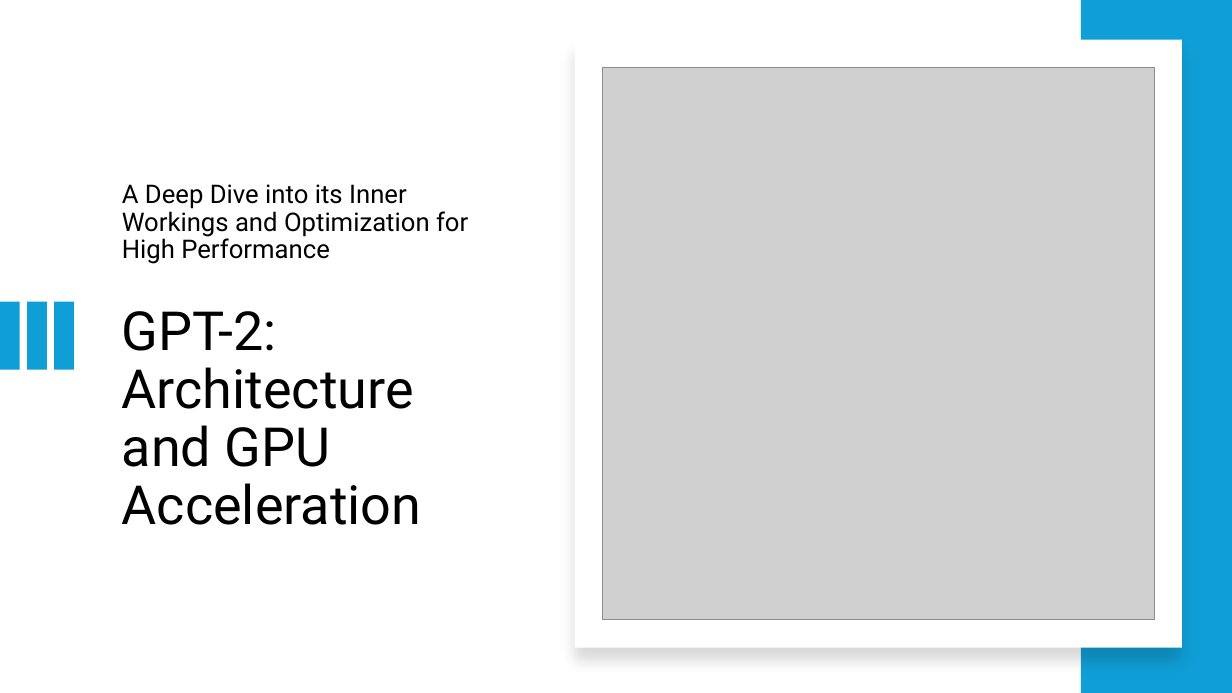
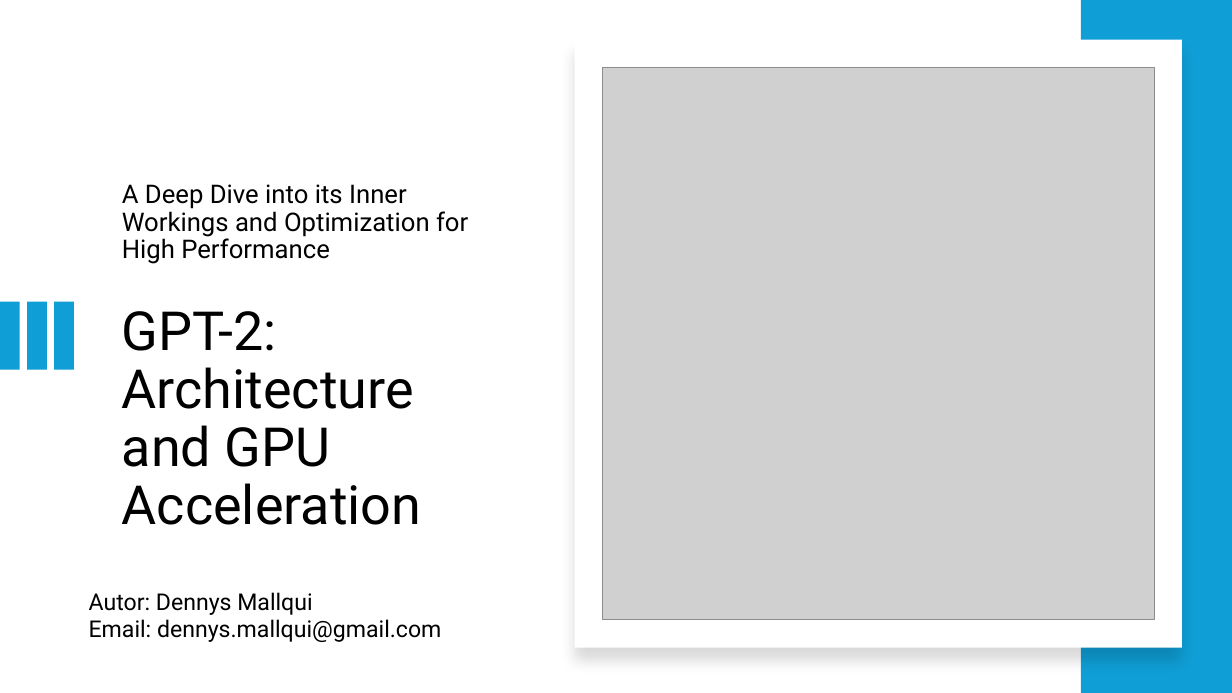
Before and after one commit to DennysMallqui/HPC-EP_LLM_PUB, a slide deck: slide 21 of Accelerating GPT-2 with GPUs - A Deep Dive.pptx. Drawn at 1232x693 pixels with LibreOffice and Linux fonts; fonts in the diff are those of the drawing; grey boxes stand for pictures. Boxes give left, top, right and bottom in pixels: in the first picture for what was removed or moved away, otherwise in the second. Text is boxed around its words. In the diff, an @@ line names an element or a change of style, - is before the commit and + after.

```diff
--- a/Accelerating GPT-2 with GPUs - A Deep Dive.pptx
+++ b/Accelerating GPT-2 with GPUs - A Deep Dive.pptx
@@ text added at [89,592,441,642], 18 pt, text #000000 @@
+Autor: Dennys Mallqui
+Email: dennys.mallqui@gmail.com
```
Also in this commit, not shown: 1 other slide changed.
